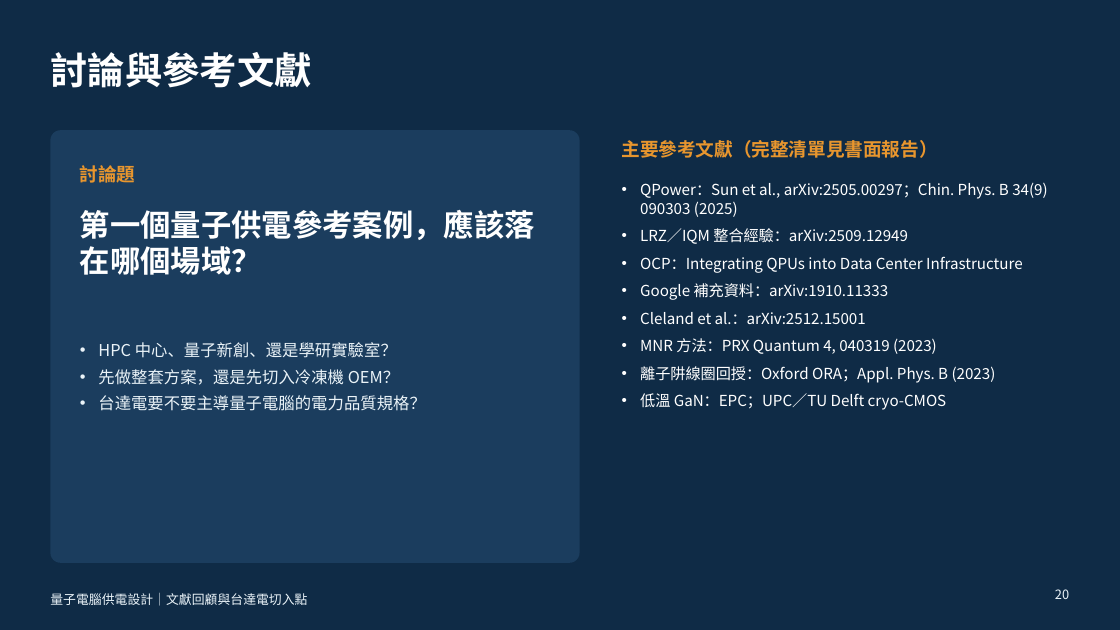
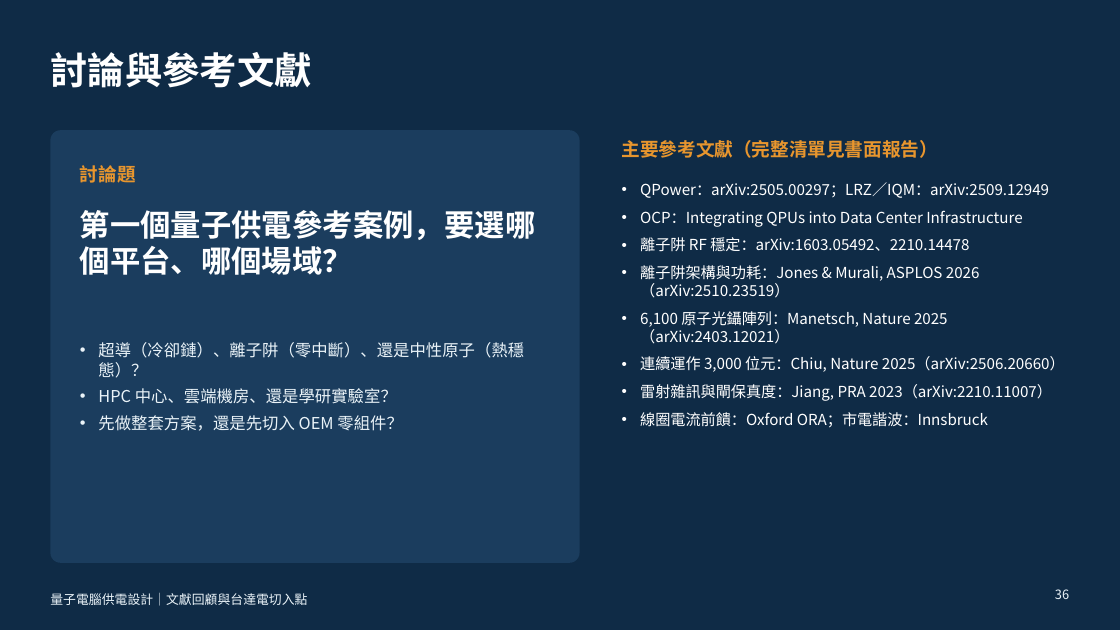
Before and after one commit to pcpcchen-coder/QuantumComputing, a slide deck: slide 36 of slides/output/qc-power-supply-delta.pptx (slide 20 before the commit). Drawn at 1120x630 pixels with LibreOffice and Linux fonts; fonts in the diff are those of the drawing. Boxes give left, top, right and bottom in pixels: in the first picture for what was removed or moved away, otherwise in the second. Text is boxed around its words. In the diff, an @@ line names an element or a change of style, - is before the commit and + after.

```diff
--- a/slides/output/qc-power-supply-delta.pptx
+++ b/slides/output/qc-power-supply-delta.pptx
@@ text at [640, 182, 1049, 198]: text changed @@
-• QPower：Sun et al., arXiv:2505.00297；Chin. Phys. B 34(9) 090303 (2025)
-• LRZ／IQM 整合經驗：arXiv:2509.12949
+• QPower：arXiv:2505.00297；LRZ／IQM：arXiv:2509.12949
@@ text at [80, 210, 536, 275]: text changed @@
-第一個量子供電參考案例，應該落在哪個場域？
+第一個量子供電參考案例，要選哪個平台、哪個場域？
@@ text at [640, 237, 1065, 428]: text changed @@
-• Google 補充資料：arXiv:1910.11333
-• Cleland et al.：arXiv:2512.15001
-• MNR 方法：PRX Quantum 4, 040319 (2023)
-• 離子阱線圈回授：Oxford ORA；Appl. Phys. B (2023)
-• 低溫 GaN：EPC；UPC／TU Delft cryo-CMOS
+• 離子阱 RF 穩定：arXiv:1603.05492、2210.14478
+• 離子阱架構與功耗：Jones & Murali, ASPLOS 2026（arXiv:2510.23519）
+• 6,100 原子光鑷陣列：Manetsch, Nature 2025（arXiv:2403.12021）
+• 連續運作 3,000 位元：Chiu, Nature 2025（arXiv:2506.20660）
+• 雷射雜訊與閘保真度：Jiang, PRA 2023（arXiv:2210.11007）
+• 線圈電流前饋：Oxford ORA；市電諧波：Innsbruck
@@ text at [98, 342, 524, 431]: text changed @@
-• HPC 中心、量子新創、還是學研實驗室？
-• 先做整套方案，還是先切入冷凍機 OEM？
-• 台達電要不要主導量子電腦的電力品質規格？
+• 超導（冷卻鏈）、離子阱（零中斷）、還是中性原子（熱穩態）？
+• HPC 中心、雲端機房、還是學研實驗室？
+• 先做整套方案，還是先切入 OEM 零組件？
@@ page number at [1055, 589, 1069, 599]: text changed @@
-20
+36
```
Also in this commit, not shown: 6 other slides changed, 20 slides added, 4 slides removed, 5 other files.
